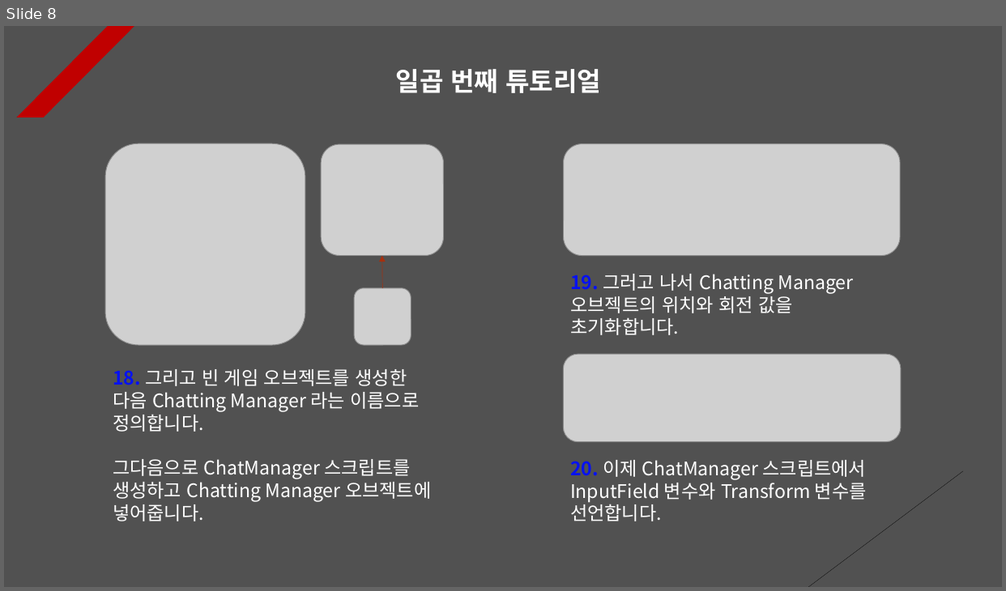
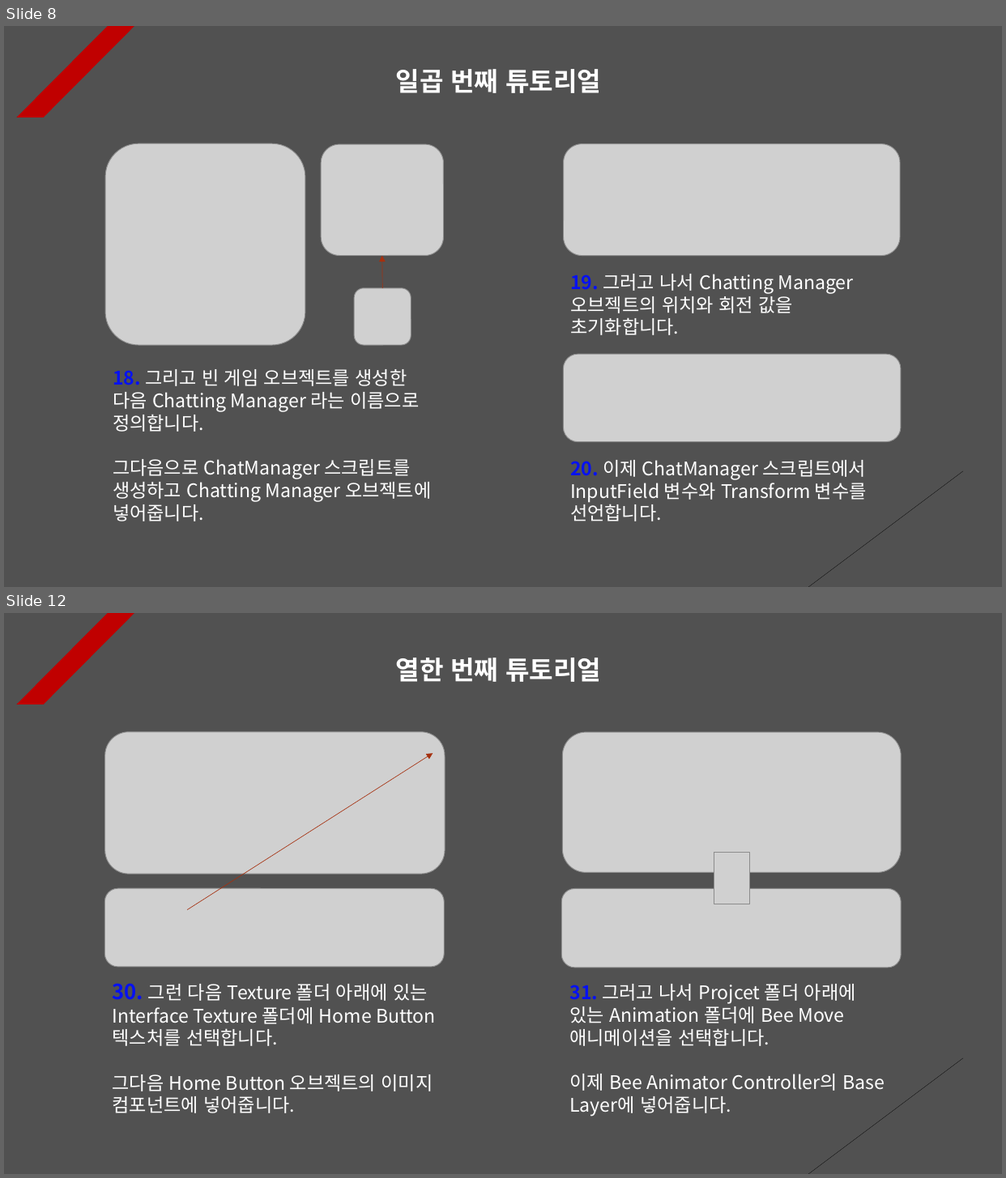
Before and after one commit to Unity2033/3D-UnityEngine, a slide deck: Assets/Class/Photon Server/PPT Data/Photon RPC.pptx. Shown one above the other, each under a label of ours: slide 8 before the commit, slides 8 and 12 after it; the slides between them are not shown. The pictures are 1006x591 and 1006x1178 pixels, drawn with LibreOffice and Linux fonts; fonts in the diff are those of the drawing; grey boxes stand for pictures. Boxes give left, top, right and bottom in pixels: in the first picture for what was removed or moved away, otherwise in the second. Text is boxed around its words. In the diff, an @@ line names an element or a change of style, - is before the commit and + after.

```diff
--- a/Assets/Class/Photon Server/PPT Data/Photon RPC.pptx
+++ b/Assets/Class/Photon Server/PPT Data/Photon RPC.pptx
@@ slide 12 added at bbox=[4, 613, 1002, 1174], background #515151; not listed: 2 template elements that a slide beside it also shows @@
@@ text added at bbox=[396, 658, 601, 682], 25 pt, text #FFFFFF, bold @@
+열한 번째 튜토리얼
@@ picture added at bbox=[105, 732, 445, 875] @@
@@ picture added at bbox=[562, 732, 901, 873] @@
@@ arrow added from (187, 910) to (433, 753), #A5300F 0.5 pt dashed @@
@@ picture added at bbox=[714, 853, 750, 905] @@
@@ picture added at bbox=[105, 888, 444, 967] @@
@@ picture added at bbox=[562, 888, 901, 967] @@
@@ text added at bbox=[113, 983, 436, 1114], 18 pt, text #FFFFFF @@
+30. 그런 다음 Texture 폴더 아래에 있는 Interface Texture 폴더에 Home Button 텍스처를 선택합니다.
+그다음 Home Button 오브젝트의 이미지 컴포넌트에 넣어줍니다.
@@ text added at bbox=[569, 984, 884, 1117], 18 pt, text #FFFFFF @@
+31. 그러고 나서 Projcet 폴더 아래에 있는 Animation 폴더에 Bee Move 애니메이션을 선택합니다.
+이제 Bee Animator Controller의 Base Layer에 넣어줍니다.
```
Also in this commit, not shown: 2 slides changed, 6 other slides added, 32 other files.
